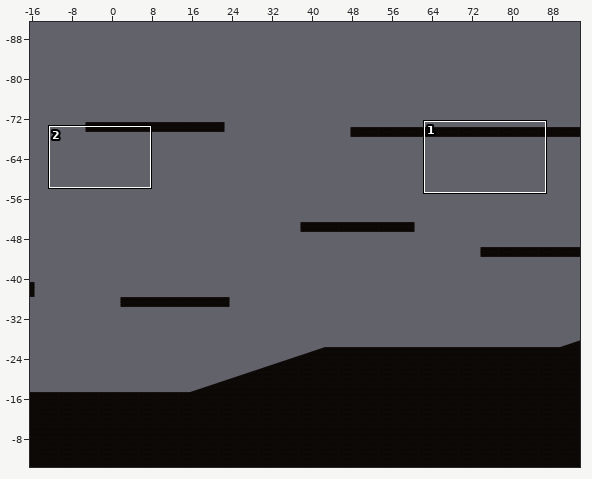
Two states of a Tiled map, Assets/Tiled/Level1TileMap/map1-1.tmx. The picture above shows the old version from afar; the outline marks the close-up.
Close-up. Before the edit:
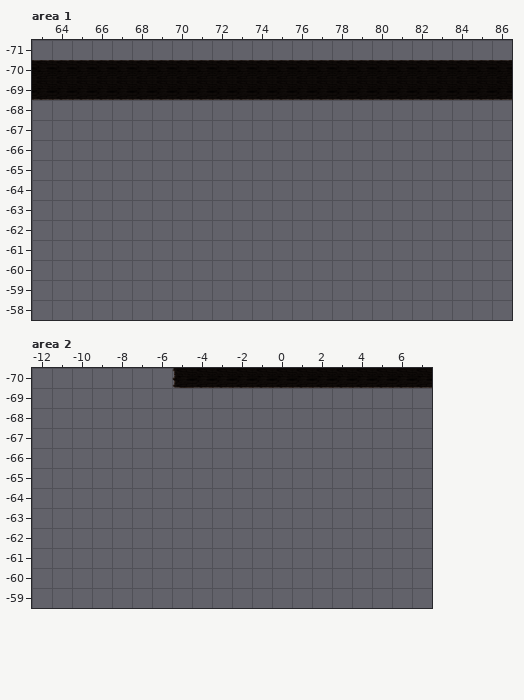
Cells are 256x256 px. Shown: area 1 x 63..86, y -71..-58; area 2 x -12..7, y -70..-59. The commit also changed other parts of the map, which this record leaves out.
New version:
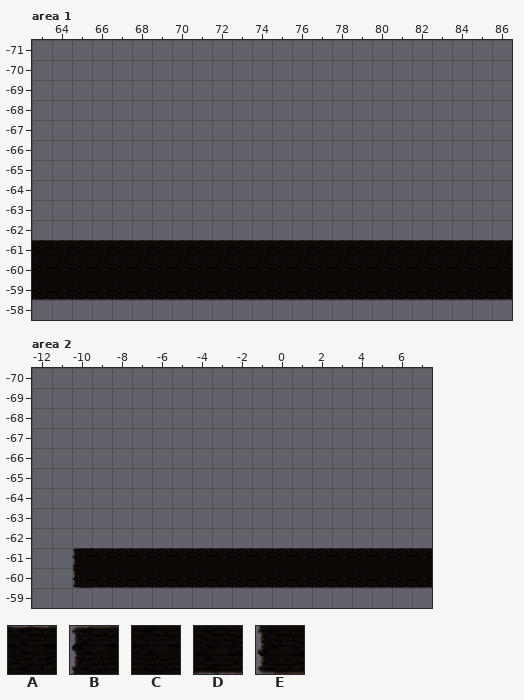
Key: from "Level1 Tileset": A 0, B 1, C 8, D 16, E 17.
_ is an empty cell.
Changes in this commit:
Layer "ground", area 1:
The author put tile A in row -61 at x 63 to 86.
The author put tile C in row -60 at x 63 to 86.
The author put tile D in row -59 at x 63 to 86.
The edit erases tile A in row -70 at x 63 to 86.
The edit erases tile D in row -69 at x 63 to 86.
Layer "ground", area 2:
The author put tile A in row -61 at x -9 to 7.
The author put tile B in row -61 at x -10.
The author put tile D in row -60 at x -9 to 7.
The author put tile E in row -60 at x -10.
The edit erases tile D in row -70 at x -4 to 7.
The edit erases tile E in row -70 at x -5.
Changed places in both close-ups, as pixel boxes (x1, y1, x2, y2):
removed: (32, 60, 512, 100)
added: (32, 240, 512, 300)
removed: (172, 368, 432, 388)
added: (72, 548, 432, 588)
